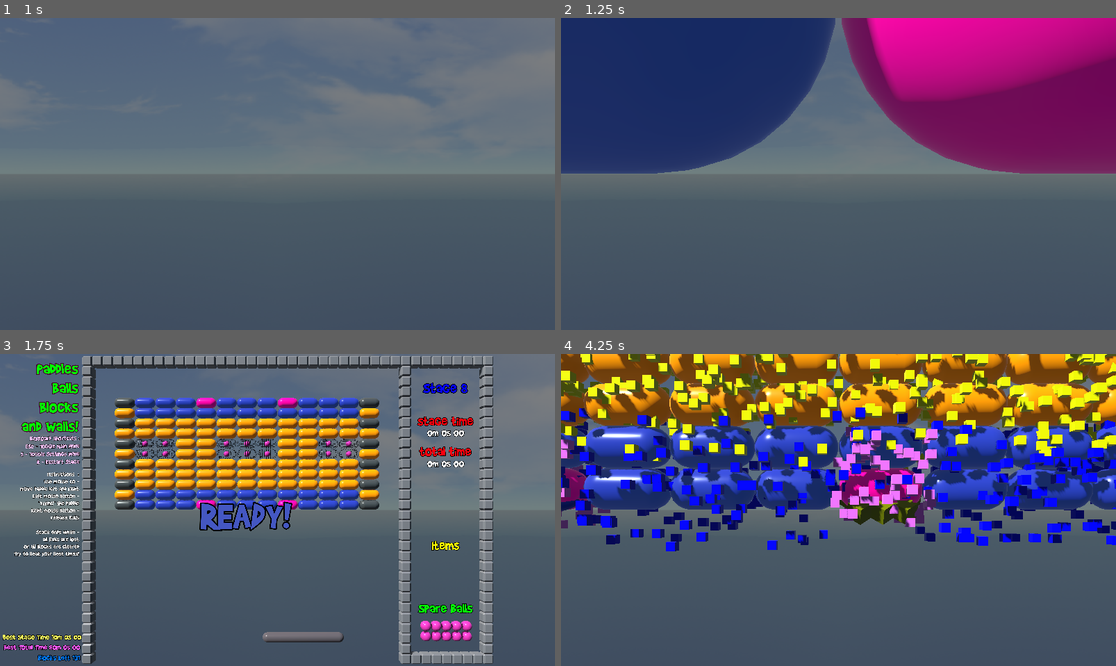
Above: before the commit, frames 1-4 (two rows, left to right).
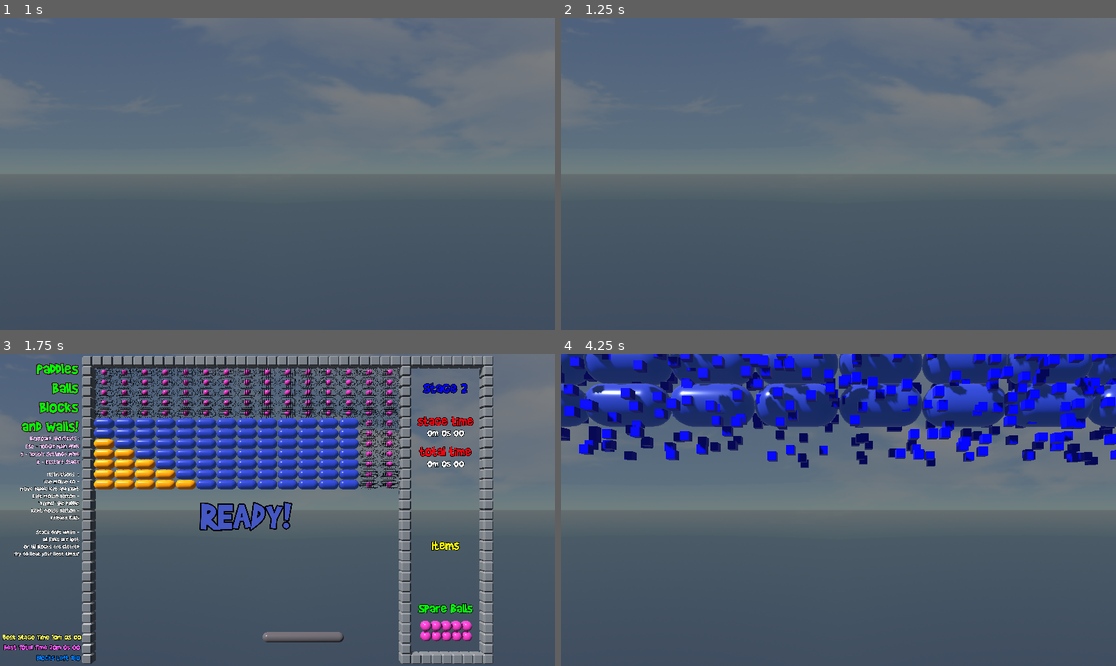
Above: after the commit, the same moments.

Repository: Chaduke/paddles_balls_blocks_walls
Game: Godot game, scene res://scenes/main.tscn
Same seed, same stepped clock (60 frames per second), same inputs: the game is played once before the commit and once after it. Sound files missing from this copy of the repository are replaced by a short silence.
Inputs (mouse positions are in pixels of both pictures, inside the frame that each line leads up to):
- Up to frame 1 (1 s): click "START GAME" at 0.5 s
- Up to frame 2 (1.25 s): no input
- Up to frame 3 (1.75 s): move the mouse to (305, 510) at 1.27 s; hold Right (ui_right) from 1.28 s (still down); right-click (305, 510) at 1.35 s
- Up to frame 4 (4.25 s): move the mouse to (810, 510) at 2.02 s; release Right (ui_right) at 2.03 s; hold Left (ui_left) 2.03-2.78 s; right-click (810, 510) at 2.1 s; tap Enter at 2.75 s; move the mouse to (849, 503) at 2.77 s; press the mouse at (849, 503) at 2.78 s; hold Right (ui_right) from 2.78 s (still down); right-click (849, 503) at 3.05 s; tap R (reset) at 3.5 s; move the mouse to (832, 516) at 3.52 s; release the mouse at (832, 516) at 3.53 s; tap Tab at 3.6 s; right-click (832, 516) at 3.8 s

Frame 1 is identical in both runs. In frame 2, 42% of the frame differs, in the area x 0-100%, y 0-50%; in frame 3, 17%; in frame 4, 52%, in the area x 0-100%, y 0-64%.
Error in both runs: Invalid assignment of property or key 'game_ready' with value of type 'bool' on a base object of type 'Node (audio_server.gd)'. (res://scripts/stage.gd:26)

Commit message:
Adding "classic ball: physics mode, lot's of bugs still to iron out

Diff:
--- a/default_bus_layout.tres
+++ b/default_bus_layout.tres
@@ -11,7 +11,7 @@
 bus/1/solo = false
 bus/1/mute = false
 bus/1/bypass_fx = false
-bus/1/volume_db = -11.9576
+bus/1/volume_db = -80.0
 bus/1/send = &"Master"
 bus/2/name = &"Sound FX"
 bus/2/solo = false
--- /dev/null
+++ b/scenes/ball_classic.tscn
@@ -0,0 +1,39 @@
+[gd_scene load_steps=8 format=3 uid="uid://bdk56ymrqdwe5"]
+
+[ext_resource type="Script" path="res://scripts/ball_classic.gd" id="1_odfor"]
+[ext_resource type="AudioStream" uid="uid://b5gdo23uujd01" path="res://assets/wave/ball_release.wav" id="2_lo1ky"]
+[ext_resource type="AudioStream" uid="uid://bm567m2wkpkra" path="res://assets/wave/wall.wav" id="3_5bpqi"]
+[ext_resource type="AudioStream" uid="uid://cyr6mmhnjre2p" path="res://assets/wave/paddle.wav" id="4_ug1eg"]
+
+[sub_resource type="SphereShape3D" id="SphereShape3D_s0agh"]
+
+[sub_resource type="StandardMaterial3D" id="StandardMaterial3D_aht7i"]
+albedo_color = Color(1, 0.490196, 1, 1)
+metallic = 0.27
+metallic_specular = 0.48
+roughness = 0.37
+
+[sub_resource type="SphereMesh" id="SphereMesh_4m1p2"]
+material = SubResource("StandardMaterial3D_aht7i")
+
+[node name="ball_classic" type="Area3D"]
+collision_mask = 31
+script = ExtResource("1_odfor")
+
+[node name="CollisionShape3D" type="CollisionShape3D" parent="."]
+shape = SubResource("SphereShape3D_s0agh")
+
+[node name="MeshInstance3D" type="MeshInstance3D" parent="."]
+mesh = SubResource("SphereMesh_4m1p2")
+
+[node name="ball_release_sound" type="AudioStreamPlayer" parent="."]
+stream = ExtResource("2_lo1ky")
+
+[node name="wall_sound" type="AudioStreamPlayer" parent="."]
+stream = ExtResource("3_5bpqi")
+
+[node name="paddle_sound" type="AudioStreamPlayer" parent="."]
+stream = ExtResource("4_ug1eg")
+
+[connection signal="area_entered" from="." to="." method="_on_area_entered"]
+[connection signal="body_entered" from="." to="." method="_on_body_entered"]
--- a/scenes/blocks/block_blue_cracked.tscn
+++ b/scenes/blocks/block_blue_cracked.tscn
@@ -14,4 +14,5 @@
 
 [node name="block_blue_cracked_model" parent="." instance=ExtResource("2_ulomb")]
 
+[connection signal="area_entered" from="." to="." method="_on_area_entered"]
 [connection signal="body_entered" from="." to="." method="_on_body_entered"]
--- a/scenes/blocks/block_pink_cracked.tscn
+++ b/scenes/blocks/block_pink_cracked.tscn
@@ -15,4 +15,5 @@
 
 [node name="block_pink_cracked_model" parent="." instance=ExtResource("2_cql8p")]
 
+[connection signal="area_entered" from="." to="." method="_on_area_entered"]
 [connection signal="body_entered" from="." to="." method="_on_body_entered"]
--- a/scenes/blocks/block_yellow_cracked.tscn
+++ b/scenes/blocks/block_yellow_cracked.tscn
@@ -15,4 +15,5 @@
 
 [node name="block_yellow_cracked_model" parent="." instance=ExtResource("2_wwr2k")]
 
+[connection signal="area_entered" from="." to="." method="_on_area_entered"]
 [connection signal="body_entered" from="." to="." method="_on_body_entered"]
--- a/scripts/audio_server.gd
+++ b/scripts/audio_server.gd
@@ -1,5 +1,6 @@
 extends Node
 
+# music
 var game_intro_music = preload("res://assets/music/game_intro1.mp3")
 var intro1_music = preload("res://assets/music/intro1.mp3")
 var intro2_music = preload("res://assets/music/intro2.mp3")
--- a/scripts/ball.gd
+++ b/scripts/ball.gd
@@ -1,5 +1,6 @@
 # ball.gd
-class_name Ball extends RigidBody3D
+extends RigidBody3D
+class_name Ball
 
 @export var ball_models = {
 	1:preload("res://assets/models/ball_small.glb"),
@@ -12,7 +13,11 @@
 var top_velocity_y = 0
 
 func _process(_delta):
-	pass
+	# taper the speed
+	if linear_velocity.x > 50:
+		linear_velocity.x = 50
+	if linear_velocity.y > 50:
+		linear_velocity.y = 50
 	# trying out "tapering" the ball speed
 	#if linear_velocity.x > top_velocity_x:
 		#top_velocity_x = linear_velocity.x
@@ -20,11 +25,6 @@
 	#if linear_velocity.y > top_velocity_y:
 		#top_velocity_y = linear_velocity.y
 		#print("New high Y : " + str(top_velocity_y))
-	# taper the speed
-	if linear_velocity.x > 50:
-		linear_velocity.x = 50
-	if linear_velocity.y > 50:
-		linear_velocity.y = 50
 
 func _on_body_exited(body):
 	if is_inside_tree():
--- /dev/null
+++ b/scripts/ball_classic.gd
@@ -0,0 +1,53 @@
+# ball_classic.gd
+extends Area3D
+class_name BallClassic
+
+var velocity = Vector3(0,0,0)
+
+func _ready():
+	velocity.x = 1
+	velocity.y = 10
+	$ball_release_sound.play()
+
+func _process(delta):
+	position += velocity * delta
+
+func _on_body_entered(body):
+	# print(body.name)
+	if body is Paddle:
+		paddle_collision(body)
+	elif body.is_in_group("Blocks"):
+		block_collision(body)
+	else:
+		wall_collision()
+
+func wall_collision():
+	$wall_sound.play()
+	if position.y > 28 and position.x > -18.5 and position.x < 12:
+		# ball is at the ceiling
+		velocity.y = -velocity.y
+	else:
+		velocity.x = -velocity.x
+
+func paddle_collision(paddle_body):
+	var diff = position.x - paddle_body.position.x
+	# linear_velocity.y *= 1.4
+	velocity.x += diff * 3
+	velocity.y= -velocity.y
+	$paddle_sound.play()
+
+func block_collision(block_body):
+	# we have to destroy our StaticBody3D types from here
+	# for some reason there's no signal to allow it to destroy itself on collision
+	# Area3Ds however, like the cracked blocks, have an _on_body_entered signal
+	velocity.y= -velocity.y
+	if block_body is BlockBlue:
+		block_body.queue_free()
+	elif block_body is BlockYellow:
+		block_body.queue_free()
+	elif block_body is BlockPink:
+		block_body.queue_free()
+	elif block_body is BlockClear:
+		block_body.start_timer()
+	elif block_body is BlockMagnet:
+		block_body.queue_free()
--- a/scripts/blocks/block_blue_cracked.gd
+++ b/scripts/blocks/block_blue_cracked.gd
@@ -6,8 +6,15 @@
 
 func _on_body_entered(body):
 	if body is Ball:
-		var main_scene = get_tree().root.get_child(2)
-		var new_explosion = explosion_scene.instantiate()
-		new_explosion.position = global_position
-		main_scene.add_child.call_deferred(new_explosion)
-		queue_free()
+		explode_and_exit()
+
+func _on_area_entered(area):
+	if area is BallClassic:
+		explode_and_exit()
+
+func explode_and_exit():
+	var main_scene = get_tree().root.get_child(2)
+	var new_explosion = explosion_scene.instantiate()
+	new_explosion.position = global_position
+	main_scene.add_child.call_deferred(new_explosion)
+	queue_free()
--- a/scripts/blocks/block_clear.gd
+++ b/scripts/blocks/block_clear.gd
@@ -28,8 +28,12 @@
 	var rng = RandomNumberGenerator.new()
 	rng.randomize()
 	var random_int = rng.randi_range(-10,10)
-	ball_instance.linear_velocity.x += random_int
-	ball_instance.linear_velocity.y += 10
+	if Global.default_ball_mode:
+		ball_instance.linear_velocity.x += random_int
+		ball_instance.linear_velocity.y += 10
+	else:
+		ball_instance.velocity.x += random_int
+		ball_instance.velocity.y += 10
 	main_scene.balls.append(ball_instance)
 	main_scene.add_child.call_deferred(ball_instance)
 
--- a/scripts/blocks/block_pink_cracked.gd
+++ b/scripts/blocks/block_pink_cracked.gd
@@ -6,8 +6,15 @@
 
 func _on_body_entered(body):
 	if body is Ball:
-		var main_scene = get_tree().root.get_child(2)
-		var new_explosion = explosion_scene.instantiate()
-		new_explosion.position = global_position
-		main_scene.add_child.call_deferred(new_explosion)
-		queue_free()
+		explode_and_exit()
+
+func _on_area_entered(area):
+	if area is BallClassic:
+		explode_and_exit()
+
+func explode_and_exit():
+	var main_scene = get_tree().root.get_child(2)
+	var new_explosion = explosion_scene.instantiate()
+	new_explosion.position = global_position
+	main_scene.add_child.call_deferred(new_explosion)
+	queue_free()
--- a/scripts/blocks/block_yellow_cracked.gd
+++ b/scripts/blocks/block_yellow_cracked.gd
@@ -6,8 +6,15 @@
 
 func _on_body_entered(body):
 	if body is Ball:
-		var main_scene = get_tree().root.get_child(2)
-		var new_explosion = explosion_scene.instantiate()
-		new_explosion.position = global_position
-		main_scene.add_child.call_deferred(new_explosion)
-		queue_free()
+		explode_and_exit()
+
+func _on_area_entered(area):
+	if area is BallClassic:
+		explode_and_exit()
+
+func explode_and_exit():
+	var main_scene = get_tree().root.get_child(2)
+	var new_explosion = explosion_scene.instantiate()
+	new_explosion.position = global_position
+	main_scene.add_child.call_deferred(new_explosion)
+	queue_free()
--- a/scripts/global.gd
+++ b/scripts/global.gd
@@ -1,12 +1,18 @@
 # global.gd
 extends Node
 
-var current_stage = 8
+var current_stage = 2
 # you have to count stage 0 here, 0 is the testing stage
 # so this number is the number of playable stages + 1
 var total_stages = 16
 var current_ball_size = 2
 var infinite_balls = false
+
+# Experimental "Ball Mode"
+# true = new balls will be spawned as Rigidbody3D balls in ball.gd
+# false = new balls spawned as Area3D balls, ball_classic.gd
+var default_ball_mode = false
+
 var game_started = false
 var stage_started = false
 
--- a/scripts/main.gd
+++ b/scripts/main.gd
@@ -3,6 +3,7 @@
 
 var balls = []
 var ball_scene = preload("res://scenes/ball.tscn")
+var ball_classic_scene = preload("res://scenes/ball_classic.tscn")
 var balls_left = 10
 var game_ready = false
 var camera_ready = false
@@ -82,8 +83,8 @@
 	if decrement_balls():
 		var ball_instance = create_ball_instance()
 		# position the new ball in respect to the paddle
-		ball_instance.position = $paddle.position + Vector3(0,1,0)
-		ball_instance.linear_velocity += Vector3(10,40,0)
+		ball_instance.position = $paddle.position + Vector3(0,1.1,0)
+		if Global.default_ball_mode: ball_instance.linear_velocity += Vector3(10,40,0)
 		# add the new ball to our list and to the main scene
 		balls.append(ball_instance)
 		add_child(ball_instance)
@@ -140,10 +141,14 @@
 			return false
 
 func create_ball_instance():
-	var ball_instance = ball_scene.instantiate()
-	clear_existing_mesh_instance(ball_instance)
-	add_new_mesh_instance(ball_instance)
-	setup_ball_collision(ball_instance)
+	var ball_instance
+	if Global.default_ball_mode:
+		ball_instance = ball_scene.instantiate()
+		clear_existing_mesh_instance(ball_instance)
+		add_new_mesh_instance(ball_instance)
+		setup_ball_collision(ball_instance)
+	else:
+		ball_instance = ball_classic_scene.instantiate()
 	return ball_instance
 
 func clear_existing_mesh_instance(ball_instance):
--- a/scripts/music/intro_1_stream.gd
+++ /dev/null
@@ -1 +0,0 @@
-extends AudioStreamPlayer
